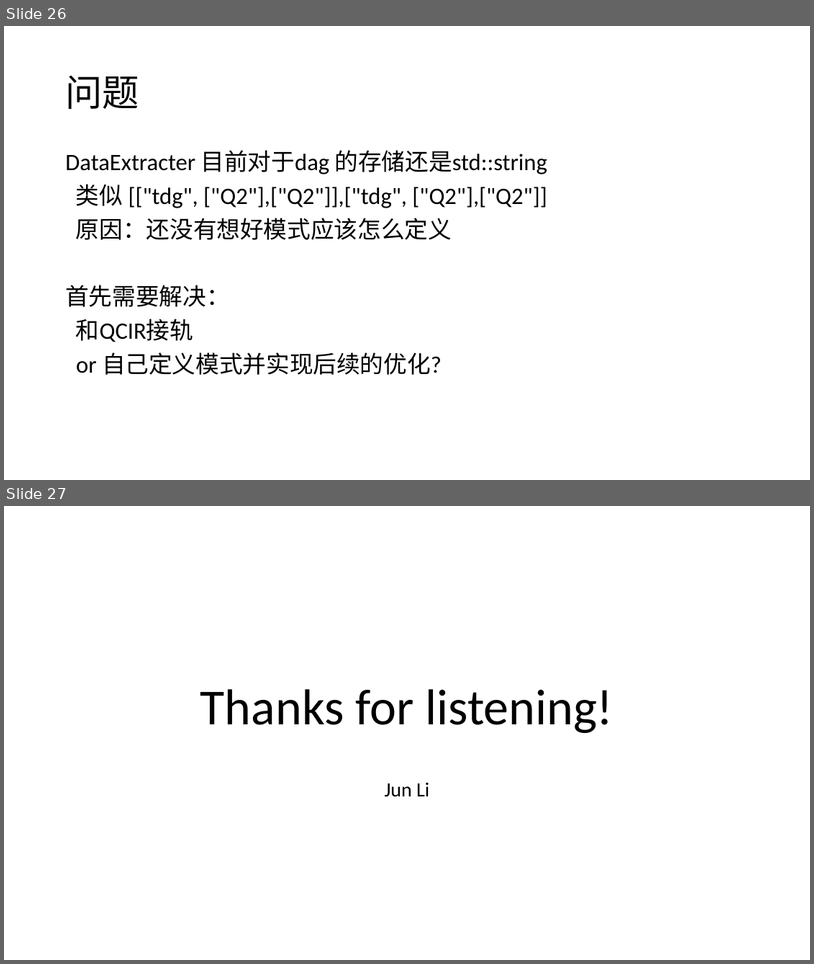
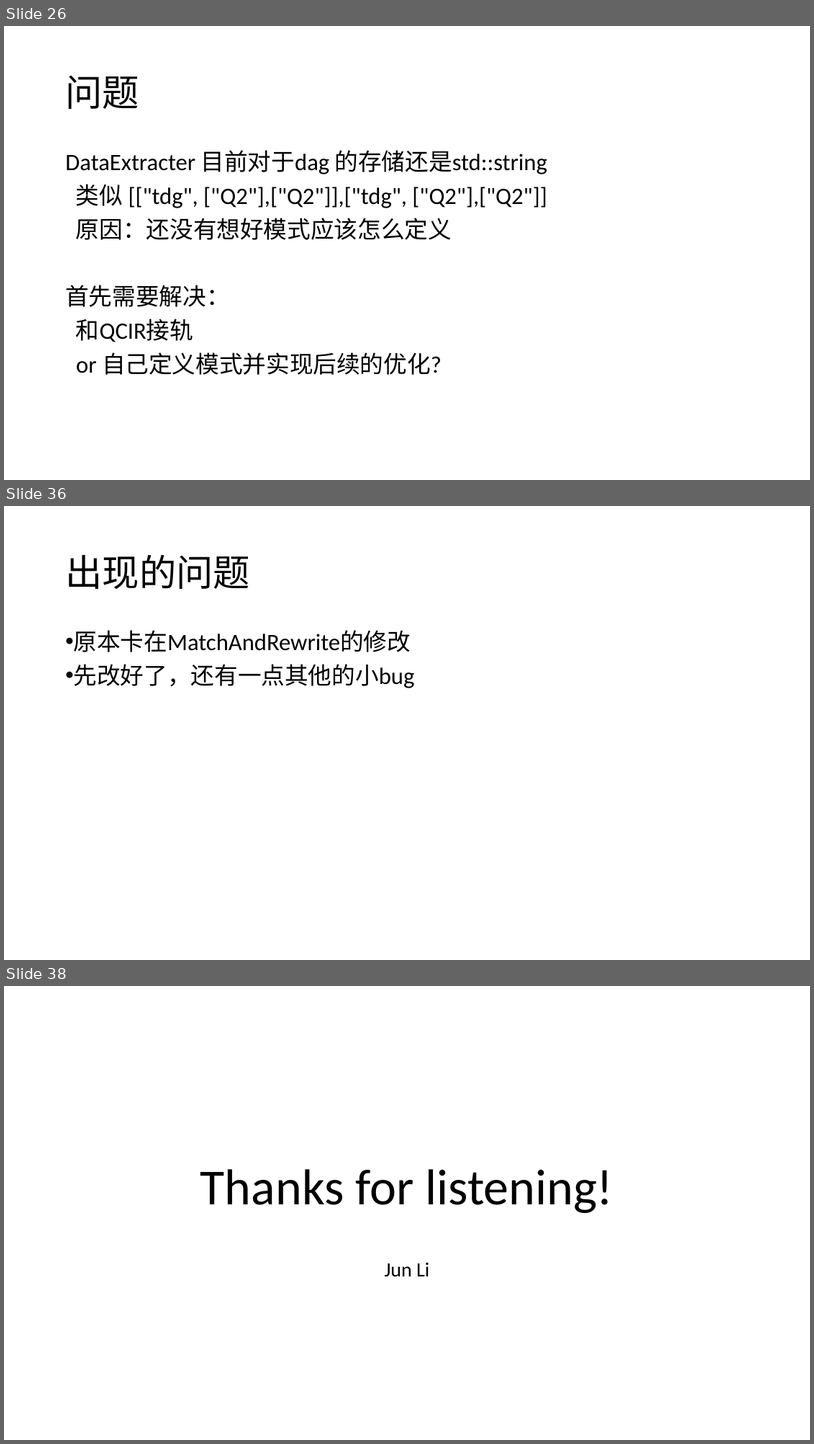
Before and after one commit to RosaryXiang/Pattern-Scheduler, a slide deck: Pattern Scheduler.pptx. Shown one above the other, each under a label of ours: slides 26 and 27 before the commit, slides 26, 36 and 38 after it; the slides between them are not shown. The pictures are 814x964 and 814x1444 pixels, drawn with LibreOffice and Linux fonts; fonts in the diff are those of the drawing. Boxes give left, top, right and bottom in pixels: in the first picture for what was removed or moved away, otherwise in the second. Text is boxed around its words. In the diff, an @@ line names an element or a change of style, - is before the commit and + after.

```diff
--- a/Pattern Scheduler.pptx
+++ b/Pattern Scheduler.pptx
@@ slide 36 added at bbox=[4, 506, 810, 960], background #FFFFFF @@
@@ title added at bbox=[65, 555, 250, 589], 44 pt, text #000000 @@
+出现的问题
@@ text added at bbox=[74, 630, 415, 688], 28 pt, text #000000 @@
+• 原本卡在MatchAndRewrite的修改
+• 先改好了，还有一点其他的小bug
@@ what was slide 27 is now slide 38 @@
```
Also in this commit, not shown: 10 other slides added, 10 other files.
